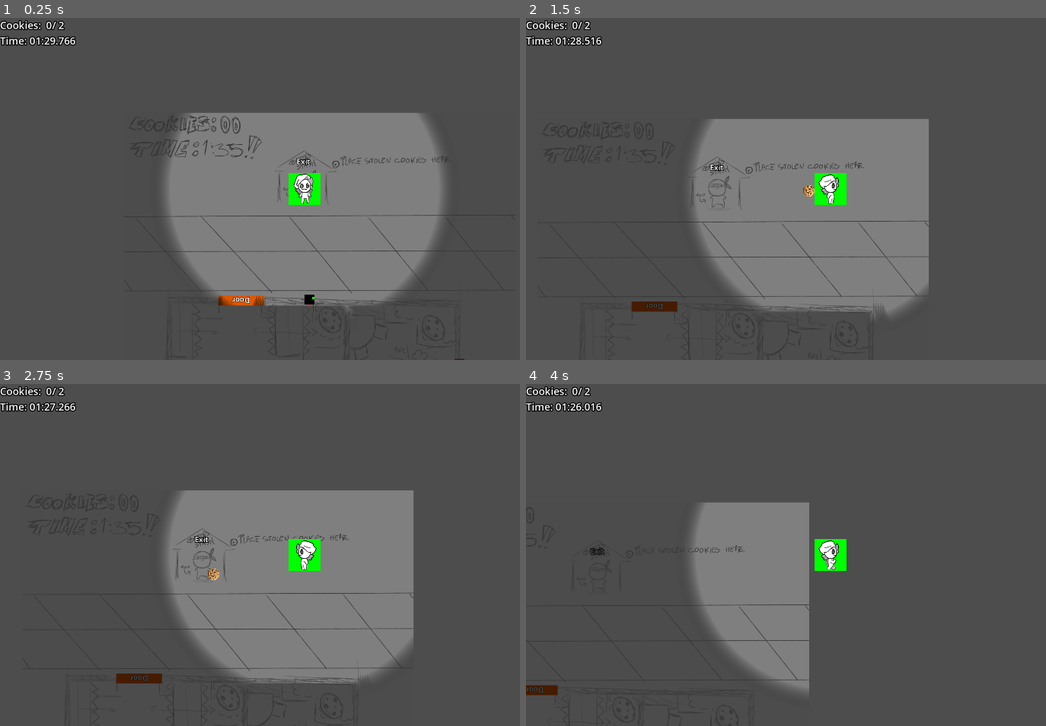
Above: before the commit, frames 1-4 (two rows, left to right).
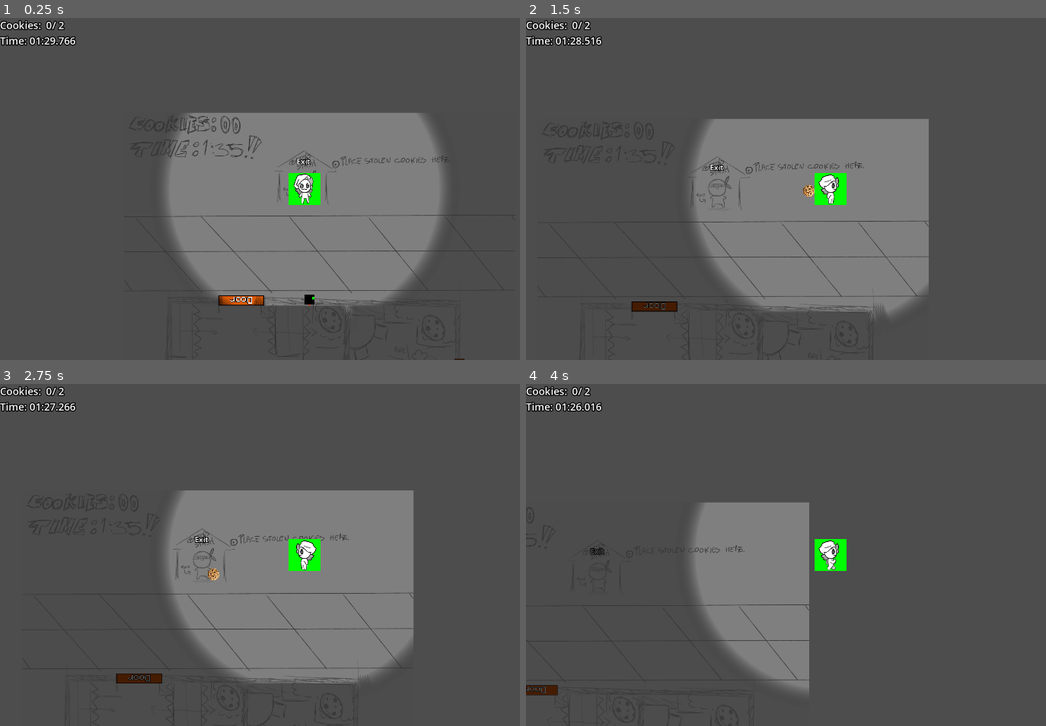
Above: after the commit, the same moments.

Repository: Fan-Dev1/BrackeysGameJam
Game: Godot game, scene res://levels/level_01.tscn
Same seed, same stepped clock (60 frames per second), same inputs: the game is played once before the commit and once after it. The engine's default icon, where the game draws it, is replaced by a stand-in: a white triangle on a blue panel in a dark square.
Inputs (mouse positions are in pixels of both pictures, inside the frame that each line leads up to):
- Up to frame 1 (0.25 s): no input
- Up to frame 2 (1.5 s): move the mouse to (765, 308) at 0.52 s; hold D (move_right) from 0.53 s (still down); tap Space (interact) at 0.6 s; tap W (move_up) at 0.77 s; move the mouse to (708, 206) at 1.27 s; click (708, 206) at 1.35 s
- Up to frame 3 (2.75 s): tap W (move_up) at 1.52 s; tap Space (interact) at 1.55, 2.1 s; move the mouse to (364, 479) at 2.02 s; release D (move_right) at 2.03 s; hold A (move_left) from 2.03 s (still down)
- Up to frame 4 (4 s): move the mouse to (801, 623) at 2.77 s; release A (move_left) at 2.78 s; hold D (move_right) from 2.78 s (still down); tap Space (interact) at 2.85, 3.8 s; tap W (move_up) at 3.02, 3.77 s; move the mouse to (1014, 606) at 3.52 s; press the mouse at (1014, 606) at 3.53 s

The runs differ from the first frame. In frame 1, 0.1% of the frame differs, in the area x 42-90%, y 81-100%; in frame 2, 0.1%; in frame 3, 0.1%; in frame 4, less than 0.1%.

Commit message:
fix some issues with rotated doors and add state

Diff:
--- a/core/door/door.gd
+++ b/core/door/door.gd
@@ -1,13 +1,14 @@
 class_name Door
 extends Node2D
 
+enum State { OPEN, CLOSED, PEAKING }
 
-@export var smoothing: float
-@export var open := false
+@export var door_speed: float
+@export var door_state := State.CLOSED
 
 @onready var slide_door: AnimatableBody2D = $SlideDoor
 @onready var border_line_2d: Line2D = %BorderLine2D
-@onready var door_width: float = %Sprite.size.x
+@onready var visually_node: Node2D = %VisuallyNode
 
 @onready var interation_area_2d: Area2D = %InterationArea2D
 @onready var squeeze_area_2d: Area2D = %SqueezeArea2D
@@ -17,57 +18,64 @@
 
 
 func _ready() -> void:
+	if door_state == State.CLOSED:
+		slide_door.set_position.call_deferred(get_slide_position())
 	border_line_2d.visible = false
 	stop_peeking()
 
 
 func _physics_process(delta: float) -> void:
 	if Input.is_action_just_pressed("interact"):
-		var player := Global.get_player()
-		if interation_area_2d.overlaps_body(player):
-			if open:
-				close_door()
-			elif is_peeking():
-				open_door()
-			else:
-				start_peeking(player.global_position)
-
-	# slide door
-	if open:
-		_slide_door(Vector2.RIGHT * door_width, delta)
-	elif is_peeking():
-		_slide_door(Vector2.RIGHT * 20.0, delta)
-	elif not squeeze_area_2d.get_overlapping_bodies(): # close
-		_slide_door(Vector2.ZERO, delta)
+		handle_interation()
+	_slide_door(delta)
 
 
-func _slide_door(to_position: Vector2, delta: float) -> void:
-	var weight := 1 - exp(-smoothing * delta)
-	slide_door.position = slide_door.position.lerp(to_position, weight)
+func _slide_door(delta: float) -> void:
+	var slide_position := get_slide_position()
+	var weight := 1 - exp(-door_speed * delta)
+	slide_door.position = slide_door.position.lerp(slide_position, weight)
+
+	# visually faked door peaking
+	if door_state == State.PEAKING:
+		var peak_position := Vector2.RIGHT * 20.0
+		visually_node.position = visually_node.position.lerp(peak_position, weight * 2.0)
+	else:
+		visually_node.position = visually_node.position.lerp(Vector2.ZERO, weight * 2.0)
+
+
+func get_slide_position() -> Vector2:
+	if door_state == State.OPEN:
+		var door_width := border_line_2d.get_point_position(1).x
+		return Vector2.RIGHT * door_width
+	elif squeeze_area_2d.get_overlapping_bodies(): # closing blocked by body
+		return slide_door.position - Vector2.LEFT * 8.0
+	else: # PEAKING, CLOSED
+		return Vector2.ZERO
 
 
 func start_peeking(from_position: Vector2) -> void:
 	var peek_direction := global_position.direction_to(from_position)
-	var is_on_up_side := peek_direction.dot(Vector2.DOWN) > 0.0
+	var local_direction: Vector2 = transform.basis_xform_inv(peek_direction)
+	var is_on_up_side := local_direction.dot(Vector2.UP) > 0.0
 	down_peek_light.enabled = is_on_up_side
 	up_peek_light.enabled = not is_on_up_side
+	print("peak up " + str(is_on_up_side))
+	door_state = State.PEAKING
 
 
 func stop_peeking() -> void:
 	up_peek_light.enabled = false
 	down_peek_light.enabled = false
-
-
-func is_peeking() -> bool:
-	return up_peek_light.enabled or down_peek_light.enabled
+	door_state = State.CLOSED
 
 
 func open_door() -> void:
-	open = true
 	stop_peeking()
+	door_state = State.OPEN
+
 
 func close_door() -> void:
-	open = false
+	door_state = State.CLOSED
 
 
 func _on_interation_area_2d_body_entered(body: Node2D) -> void:
@@ -78,4 +86,20 @@
 func _on_interation_area_2d_body_exited(body: Node2D) -> void:
 	if body is Player:
 		border_line_2d.visible = false
-		stop_peeking()
+		if door_state == State.PEAKING:
+			stop_peeking()
+
+
+func handle_interation() -> void:
+	var player := Global.get_player()
+	var in_reach_for_interation := border_line_2d.visible
+	if in_reach_for_interation:
+		if door_state == State.OPEN: # open --> closed
+			print("close " + self.name)
+			close_door()
+		elif door_state == State.PEAKING: # peaking --> open
+			print("open " + self.name)
+			open_door()
+		elif slide_door.position.x < 20.0: # closed --> peaking
+			print("peaking " + self.name)
+			start_peeking(player.global_position)
--- a/core/door/door.tscn
+++ b/core/door/door.tscn
@@ -1,16 +1,12 @@
 [gd_scene load_steps=8 format=3 uid="uid://d3ex6enbtttl5"]
 
 [ext_resource type="Script" uid="uid://dmy6ut8fhdaxr" path="res://core/door/door.gd" id="1_sc1hs"]
+[ext_resource type="Texture2D" uid="uid://bqdo5aefq0y8" path="res://core/door/door_sprite.png" id="2_ib8i1"]
 [ext_resource type="Texture2D" uid="uid://crar5ecjk0mgx" path="res://core/door/door_vision_light.png" id="2_p5nwt"]
 
 [sub_resource type="CapsuleShape2D" id="CapsuleShape2D_sc1hs"]
 radius = 48.0
 height = 192.0
-
-[sub_resource type="LabelSettings" id="LabelSettings_p5nwt"]
-font_size = 24
-outline_size = 4
-outline_color = Color(0, 0, 0, 1)
 
 [sub_resource type="RectangleShape2D" id="RectangleShape2D_sc1hs"]
 size = Vector2(144, 32)
@@ -19,12 +15,13 @@
 cull_mode = 2
 polygon = PackedVector2Array(-72, -16, 72, -16, 72, 16, -72, 16)
 
-[sub_resource type="RectangleShape2D" id="RectangleShape2D_p5nwt"]
-size = Vector2(8, 32)
+[sub_resource type="CapsuleShape2D" id="CapsuleShape2D_p5nwt"]
+radius = 16.0
+height = 46.0
 
 [node name="Door" type="Node2D"]
 script = ExtResource("1_sc1hs")
-smoothing = 6.0
+door_speed = 3.0
 
 [node name="InterationArea2D" type="Area2D" parent="."]
 unique_name_in_owner = true
@@ -45,9 +42,11 @@
 
 [node name="SlideDoor" type="AnimatableBody2D" parent="."]
 collision_mask = 3
-metadata/_edit_group_ = true
 
-[node name="BorderLine2D" type="Line2D" parent="SlideDoor"]
+[node name="VisuallyNode" type="Node2D" parent="SlideDoor"]
+unique_name_in_owner = true
+
+[node name="BorderLine2D" type="Line2D" parent="SlideDoor/VisuallyNode"]
 unique_name_in_owner = true
 visible = false
 position = Vector2(-72, -16)
@@ -58,33 +57,9 @@
 joint_mode = 2
 round_precision = 12
 
-[node name="Sprite" type="ColorRect" parent="SlideDoor"]
-unique_name_in_owner = true
-offset_left = -72.0
-offset_top = -16.0
-offset_right = 72.0
-offset_bottom = 16.0
-mouse_filter = 2
-color = Color(0.85301, 0.348125, 0.0197922, 1)
-
-[node name="Label" type="Label" parent="SlideDoor/Sprite"]
-unique_name_in_owner = true
-layout_mode = 1
-anchors_preset = 8
-anchor_left = 0.5
-anchor_top = 0.5
-anchor_right = 0.5
-anchor_bottom = 0.5
-offset_left = -19.5
-offset_top = -11.5
-offset_right = 19.5
-offset_bottom = 11.5
-grow_horizontal = 2
-grow_vertical = 2
-text = "Door"
-label_settings = SubResource("LabelSettings_p5nwt")
-horizontal_alignment = 1
-vertical_alignment = 1
+[node name="Sprite2D" type="Sprite2D" parent="SlideDoor/VisuallyNode"]
+texture_filter = 1
+texture = ExtResource("2_ib8i1")
 
 [node name="CollisionShape2D" type="CollisionShape2D" parent="SlideDoor"]
 visible = false
@@ -97,17 +72,21 @@
 
 [node name="SqueezeArea2D" type="Area2D" parent="SlideDoor"]
 unique_name_in_owner = true
+position = Vector2(-80, 0)
 collision_layer = 0
 collision_mask = 2
+monitorable = false
 
 [node name="CollisionShape2D" type="CollisionShape2D" parent="SlideDoor/SqueezeArea2D"]
-position = Vector2(76, 0)
-shape = SubResource("RectangleShape2D_p5nwt")
+position = Vector2(8, 0)
+rotation = 1.5708
+shape = SubResource("CapsuleShape2D_p5nwt")
 debug_color = Color(0.7, 0, 0.243518, 0.42)
 
 [node name="UpPeekPointLight2D" type="PointLight2D" parent="."]
 unique_name_in_owner = true
 position = Vector2(0, -24)
+enabled = false
 blend_mode = 2
 range_item_cull_mask = 3
 shadow_enabled = true
--- a/levels/level_01.tscn
+++ b/levels/level_01.tscn
@@ -15,7 +15,7 @@
 size = Vector2(32, 184)
 
 [sub_resource type="RectangleShape2D" id="RectangleShape2D_j0sdw"]
-size = Vector2(32, 192)
+size = Vector2(32, 200)
 
 [sub_resource type="RectangleShape2D" id="RectangleShape2D_gg43x"]
 size = Vector2(25, 306)
@@ -127,7 +127,7 @@
 shape = SubResource("RectangleShape2D_81a5f")
 
 [node name="CollisionShape2D7" type="CollisionShape2D" parent="HouseWalls" index="2"]
-position = Vector2(1064, 688)
+position = Vector2(1064, 692)
 shape = SubResource("RectangleShape2D_j0sdw")
 
 [node name="CollisionShape2D3" type="CollisionShape2D" parent="HouseWalls" index="3"]
@@ -196,7 +196,6 @@
 [node name="Door2" parent="." index="10" instance=ExtResource("7_cg8v6")]
 position = Vector2(1064, 864)
 rotation = -1.5708
-metadata/_edit_lock_ = true
 
 [node name="ExitArea" parent="." index="11"]
 position = Vector2(520, 232)
Binary file added: core/door/door_sprite.png
Not shown, added: core/door/door_sprite.png.import
